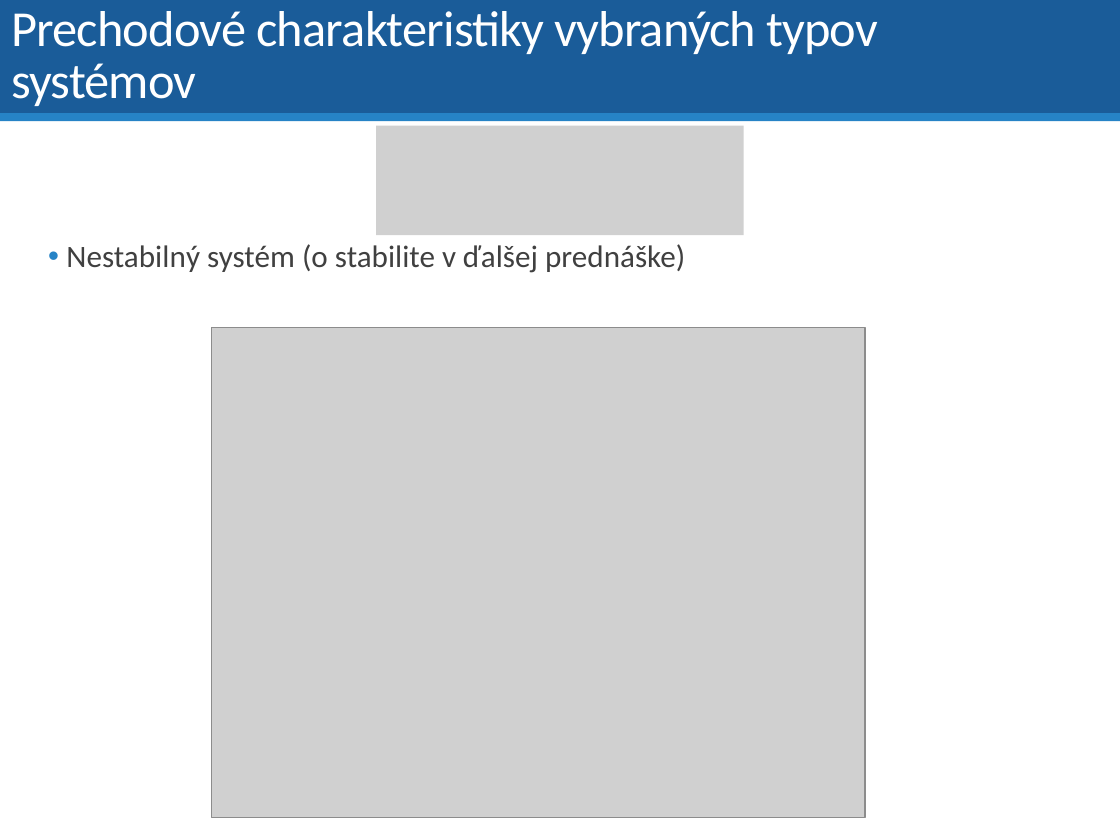
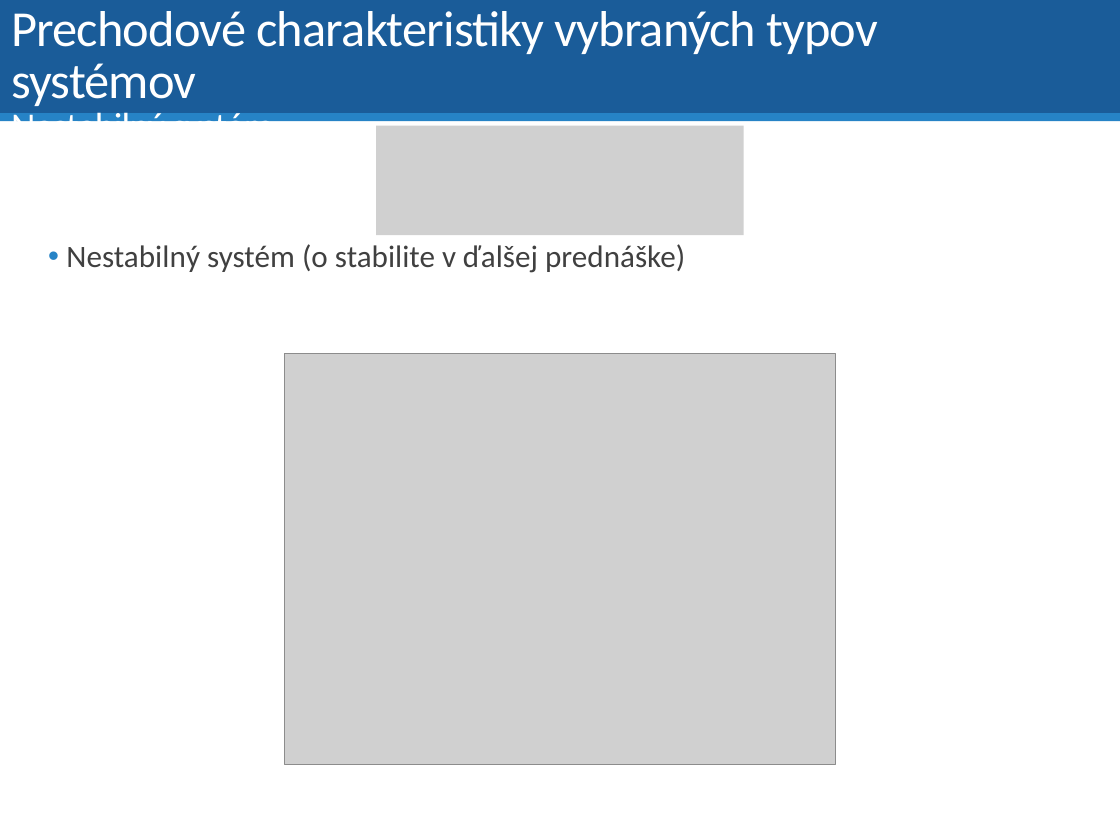
Before and after one commit to dodekm/TeamProjektKybernetika, a slide deck: slide 26 of Nove prednasky/P4 Vlastnosti prenosovych funkcii.pptx (slide 18 before the commit). Drawn at 1120x840 pixels with LibreOffice and Linux fonts; fonts in the diff are those of the drawing; grey boxes stand for pictures. Boxes give left, top, right and bottom in pixels: in the first picture for what was removed or moved away, otherwise in the second. Text is boxed around its words. In the diff, an @@ line names an element or a change of style, - is before the commit and + after.

```diff
--- a/Nove prednasky/P4 Vlastnosti prenosovych funkcii.pptx
+++ b/Nove prednasky/P4 Vlastnosti prenosovych funkcii.pptx
@@ title at (11, 11, 878, 121): text changed @@
-Prechodové charakteristiky vybraných typov systémov
+Prechodové charakteristiky vybraných typov systémov
+Nestabilný systém
@@ picture: place and size @@
-picture at (212, 327, 865, 818)
+picture at (284, 354, 834, 765)
```
Also in this commit, not shown: 18 other slides changed, 9 slides added, 2 slides removed, 6 other files.
